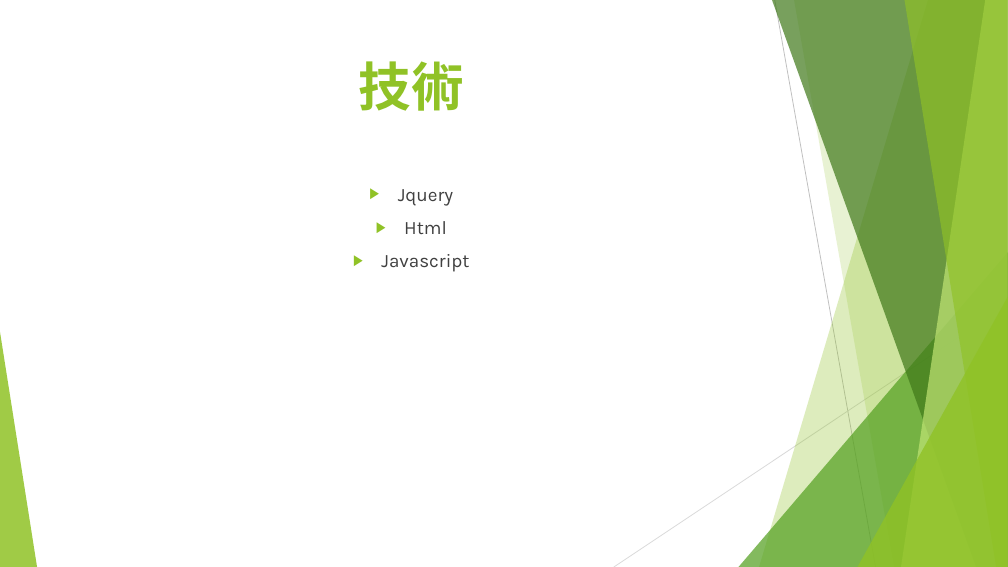
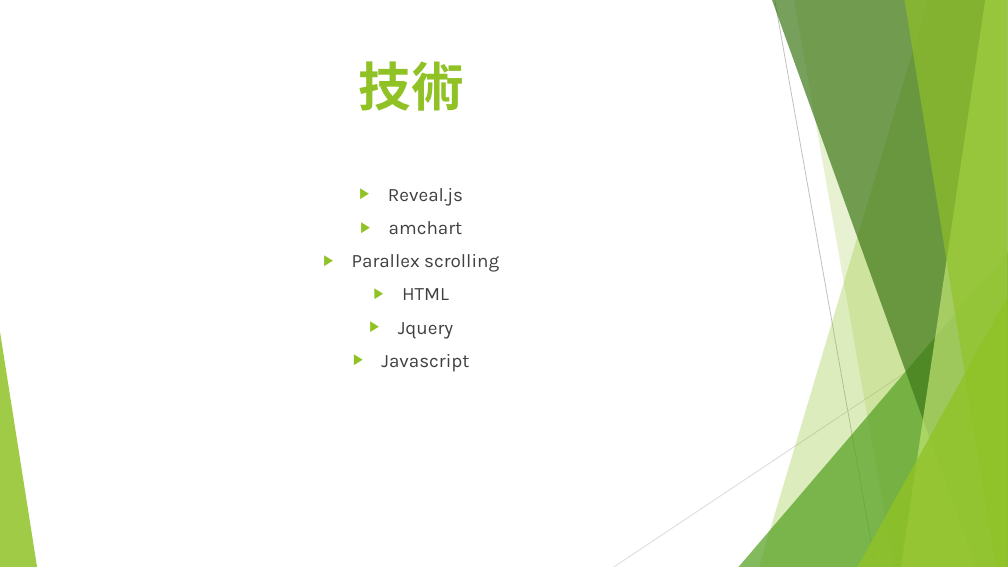
Before and after one commit to zhouharry/ntoucswebpage, a slide deck: slide 3 of report.pptx. Drawn at 1008x567 pixels with LibreOffice and Linux fonts; fonts in the diff are those of the drawing. Boxes give left, top, right and bottom in pixels: in the first picture for what was removed or moved away, otherwise in the second. Text is boxed around its words. In the diff, an @@ line names an element or a change of style, - is before the commit and + after.

Commit message:
update ppt

```diff
--- a/report.pptx
+++ b/report.pptx
@@ text at box(352, 188, 499, 300): paragraphs added @@
+▶ Reveal.js
+▶ amchart
+▶ Parallex scrolling
+▶ HTML
@@ text at box(404, 221, 447, 234): paragraph removed @@
-▶ Html
```
